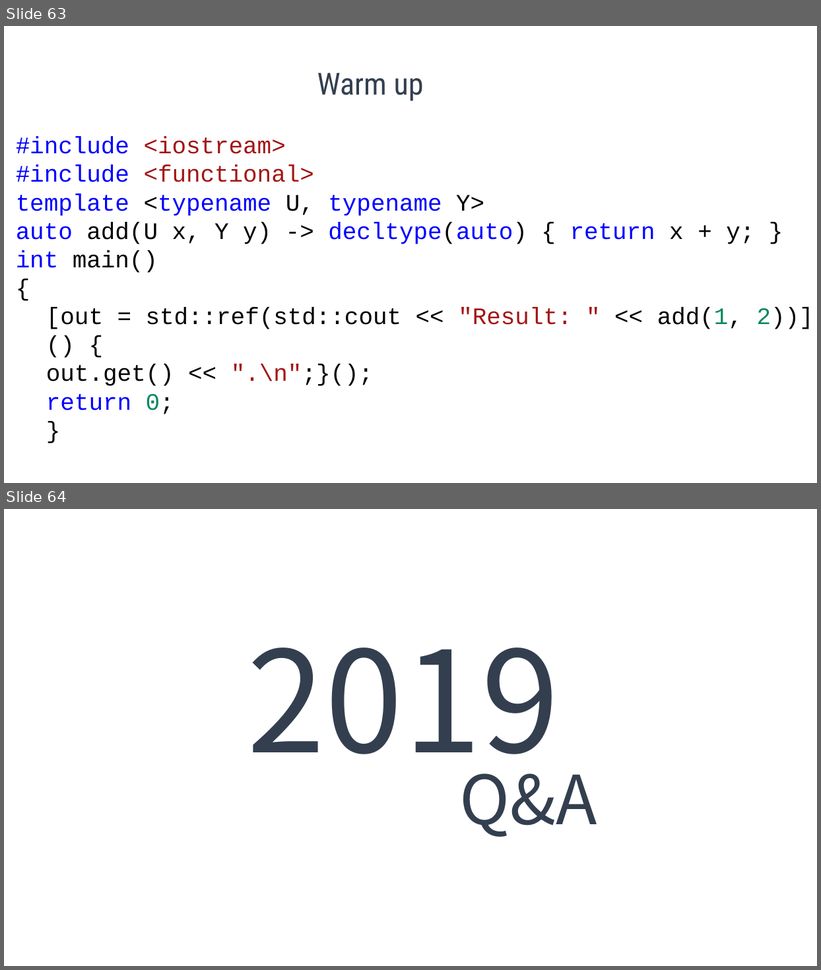
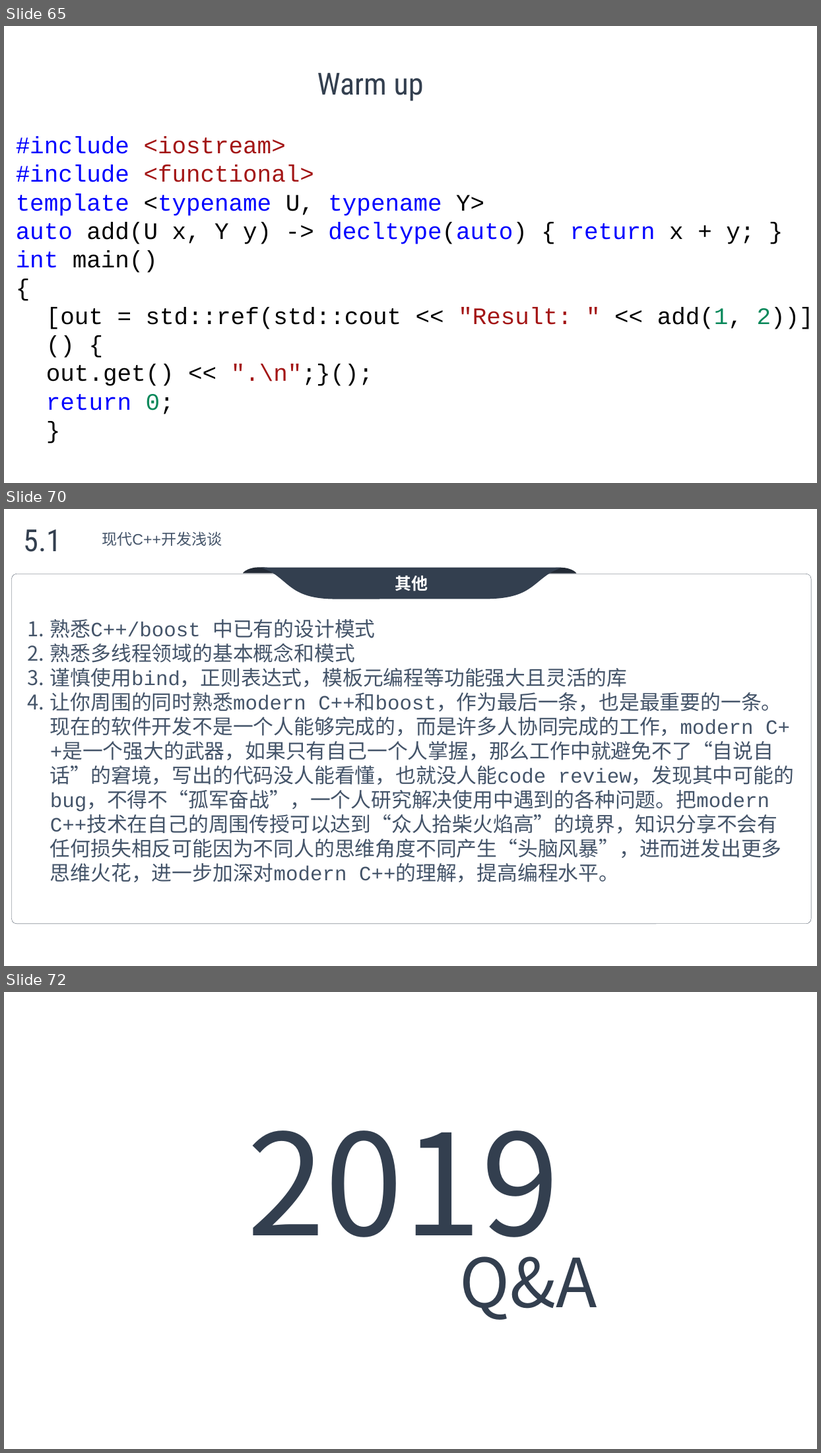
Before and after one commit to max4sharing/modern_cpp, a slide deck: C++11.pptx. Shown one above the other, each under a label of ours: slides 63 and 64 before the commit, slides 65, 70 and 72 after it; the slides between them are not shown. The pictures are 821x970 and 821x1453 pixels, drawn with LibreOffice and Linux fonts; fonts in the diff are those of the drawing; background and template pictures are left out. Boxes give left, top, right and bottom in pixels: in the first picture for what was removed or moved away, otherwise in the second. Text is boxed around its words. In the diff, an @@ line names an element or a change of style, - is before the commit and + after.

```diff
--- a/C++11.pptx
+++ b/C++11.pptx
@@ slide 70 added at box(4, 509, 817, 966), background picture (left out) @@
@@ text added at box(23, 529, 61, 552), 36 pt, text #333F4F @@
+5.1
@@ text added at box(102, 531, 222, 546), 18 pt, text #445469 @@
+现代C++开发浅谈
@@ group added at box(12, 568, 812, 923): 3 freeform shapes, 1 rounded rectangle @@
+其他
@@ text added at box(50, 619, 794, 883), 24 pt, text #445469 @@
+1. 熟悉C++/boost 中已有的设计模式
+2. 熟悉多线程领域的基本概念和模式
+3. 谨慎使用bind，正则表达式，模板元编程等功能强大且灵活的库
+4. 让你周围的同时熟悉modern C++和boost，作为最后一条，也是最重要的一条。 现在的软件开发不是一个人能够完成的，而是许多人协同完成的工作，modern C++是一个强大的武器，如果只有自己一个人掌握，那么工作中就避免不了“自说自话”的窘境，写出的代码没人能看懂，也就没人能code review，发现其中可能的bug，不得不“孤军奋战”，一个人研究解决使用中遇到的各种问题。把modern C++技术在自己的周围传授可以达到“众人拾柴火焰高”的境界，知识分享不会有任何损失相反可能因为不同人的思维角度不同产生“头脑风暴”，进而迸发出更多思维火花，进一步加深对modern C++的理解，提高编程水平。
@@ what was slide 63 is now slide 65 @@
@@ what was slide 64 is now slide 72 @@
```
Also in this commit, not shown: 7 other slides added.
